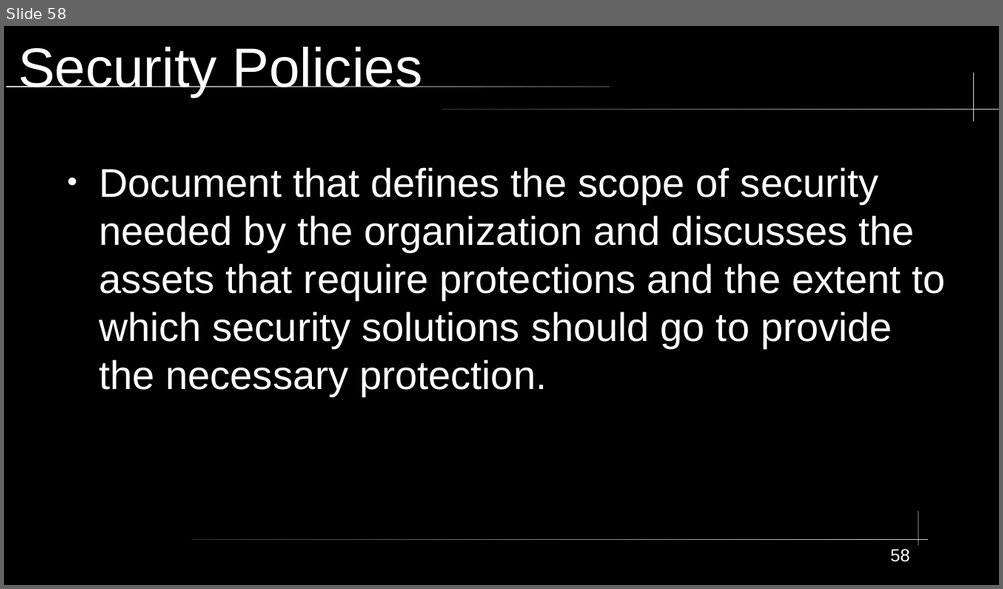
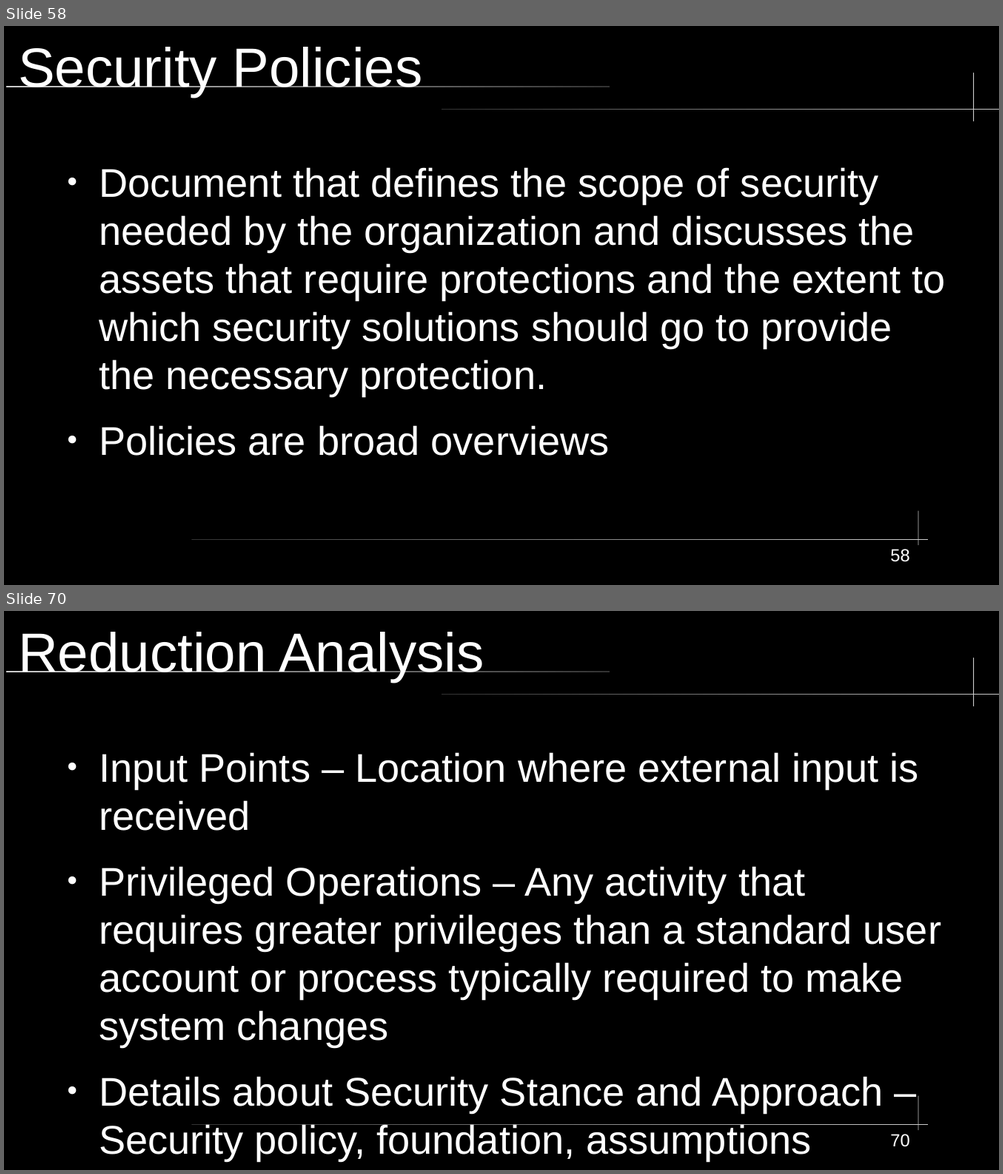
Before and after one commit to City-Colleges-of-Chicago-Cybersecurity/COMPSFI-214, a slide deck: 2026/Spring/powerpoints/Chapter-01-Security-Governance-Through-Principles-and-Policies.odp. Shown one above the other, each under a label of ours: slide 58 before the commit, slides 58 and 70 after it; the slides between them are not shown. The pictures are 1003x589 and 1003x1174 pixels, drawn with LibreOffice and Linux fonts; fonts in the diff are those of the drawing. Boxes give left, top, right and bottom in pixels: in the first picture for what was removed or moved away, otherwise in the second. Text is boxed around its words. In the diff, an @@ line names an element or a change of style, - is before the commit and + after.

```diff
--- a/2026/Spring/powerpoints/Chapter-01-Security-Governance-Through-Principles-and-Policies.odp
+++ b/2026/Spring/powerpoints/Chapter-01-Security-Governance-Through-Principles-and-Policies.odp
@@ slide 70 added at <box>4,611,999,1170</box>, background #000000; not listed: 5 template elements that a slide beside it also shows @@
@@ title added at <box>18,632,484,682</box>, 44 pt, text #FFFFFF @@
+Reduction Analysis
@@ text added at <box>99,752,941,1161</box>, 32 pt, text #FFFFFF @@
+● Input Points – Location where external input is received
+● Privileged Operations – Any activity that requires greater privileges than a standard user account or process typically required to make system changes
+● Details about Security Stance and Approach – Security policy, foundation, assumptions
@@ page number added at <box>890,1134,909,1147</box>, 14 pt, text #FFFFFF @@
+70
@@ slide 58 changed as well @@
@@ text at <box>99,426,609,456</box>: paragraph added @@
+● Policies are broad overviews
```
Also in this commit, not shown: 1 other slide changed, 11 other slides added.
